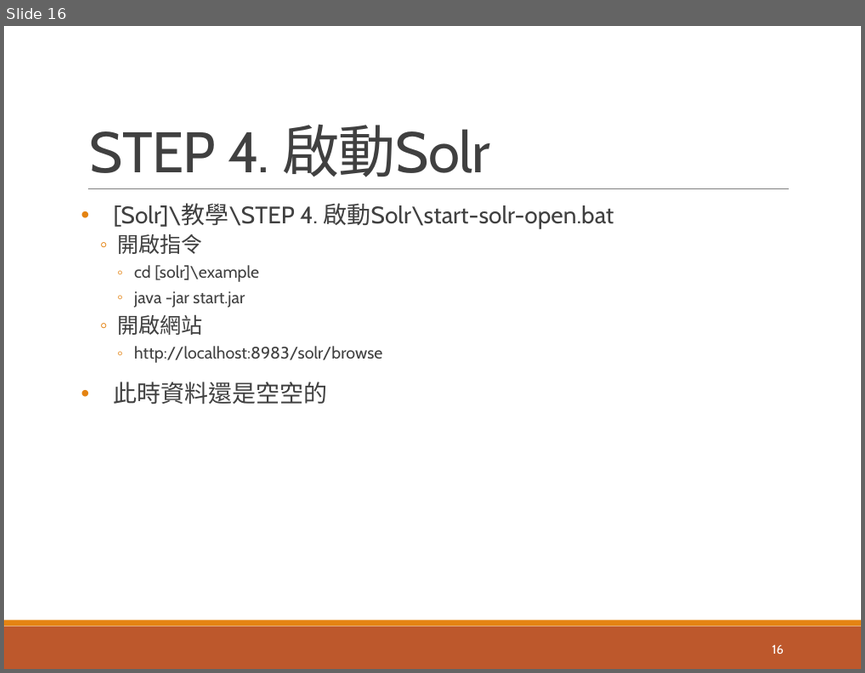
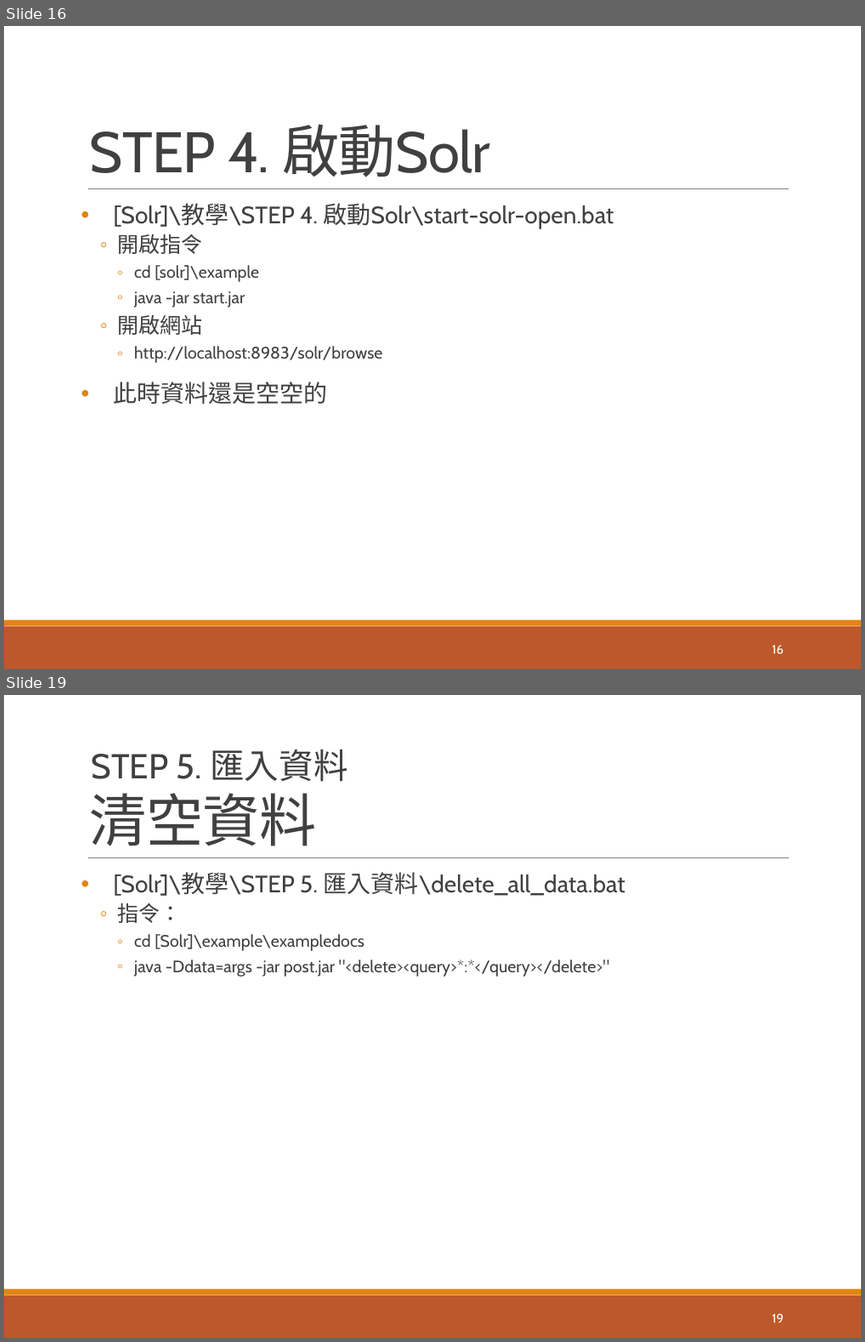
Before and after one commit to pulipulichen/ir-practice-solr, a slide deck: Apache Solr教學介紹.pptx. Shown one above the other, each under a label of ours: slide 16 before the commit, slides 16 and 19 after it; the slides between them are not shown. The pictures are 865x673 and 865x1342 pixels, drawn with LibreOffice and Linux fonts; fonts in the diff are those of the drawing. Boxes give left, top, right and bottom in pixels: in the first picture for what was removed or moved away, otherwise in the second. Text is boxed around its words. In the diff, an @@ line names an element or a change of style, - is before the commit and + after.

```diff
--- a/Apache Solr教學介紹.pptx
+++ b/Apache Solr教學介紹.pptx
@@ slide 19 added at [4, 695, 861, 1338], background #FFFFFF; not listed: 3 template elements that a slide beside it also shows @@
@@ text added at [92, 749, 347, 782], 29 pt, text #404040 @@
+STEP 5. 匯入資料
@@ title added at [90, 793, 317, 846], 48 pt, text #404040 @@
+清空資料
@@ text added at [114, 872, 624, 976], 14 pt, text #404040 @@
+• [Solr]\教學\STEP 5. 匯入資料\delete_all_data.bat
+  ◦ 指令：
+    ◦ cd [Solr]\example\exampledocs
+    ◦ java -Ddata=args -jar post.jar "<delete><query>*:*</query></delete>"
@@ page number added at [772, 1313, 783, 1322], 10.5 pt, text #FFFFFF @@
+19
```
Also in this commit, not shown: 6 slides changed, 6 other slides added, 19 other files.
